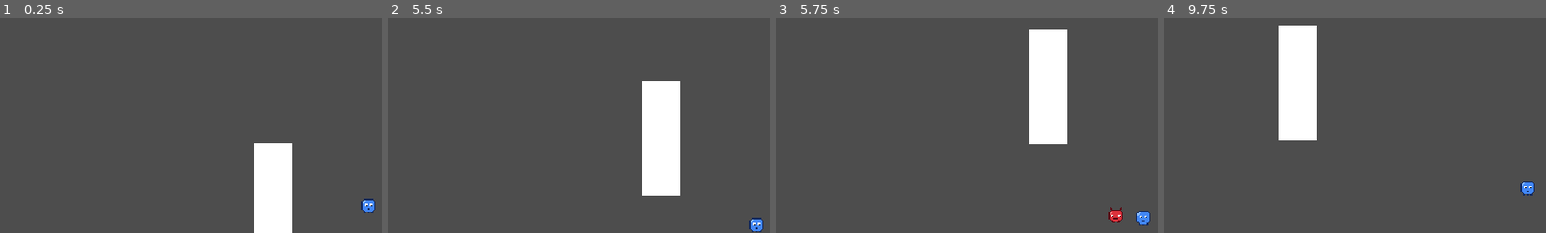
Above: before the commit, frames 1-4 (left to right).
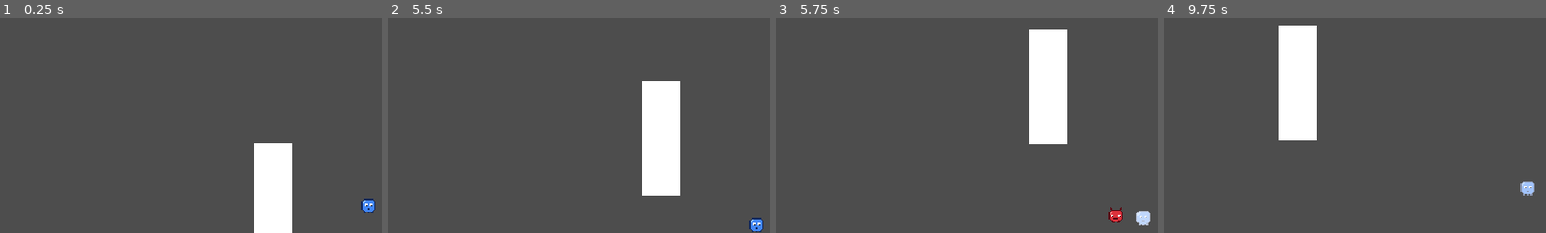
Above: after the commit, the same moments.

Repository: jonjud/survivor-arena
Game: Godot game, scene res://scenes/main.tscn
The game is run twice, just before and just after one commit, with the same random seed, the same clock (stepped at 60 frames per second) and the same inputs.
Inputs (mouse positions are % of the whole screen's width and height, from its top left):
- Up to frame 1 (0.25 s): no input
- Up to frame 2 (5.5 s): tap Enter at 0.5 s; move the mouse to (72, 45) at 0.52 s; press the mouse at (72, 45) at 0.53 s; hold D (move_right) 0.53-1.28 s; move the mouse to (30, 55) at 1.27 s; release the mouse at (30, 55) at 1.28 s; hold S (move_down) 1.28-2.03 s; click (30, 55) at 1.35 s; move the mouse to (60, 28) at 2.02 s; press the mouse at (60, 28) at 2.03 s; hold D (move_right) 2.03-2.78 s; move the mouse to (45, 70) at 2.77 s; release the mouse at (45, 70) at 2.78 s; hold W (move_up) 2.78-3.53 s; click (45, 70) at 2.85 s; move the mouse to (80, 65) at 3.52 s; press the mouse at (80, 65) at 3.53 s; hold A (move_left) 3.53-5.03 s; move the mouse to (20, 35) at 4.27 s; release the mouse at (20, 35) at 4.28 s; click (20, 35) at 4.35 s; move the mouse to (55, 50) at 5.02 s; press the mouse at (55, 50) at 5.03 s; hold S (move_down) from 5.03 s (still down)
- Up to frame 3 (5.75 s): keep holding S (move_down)
- Up to frame 4 (9.75 s): move the mouse to (35, 25) at 5.77 s; release S (move_down) at 5.78 s; release the mouse at (35, 25) at 5.78 s; hold D (move_right) 5.78-6.53 s; click (35, 25) at 5.85 s; move the mouse to (72, 45) at 6.52 s; press the mouse at (72, 45) at 6.53 s; hold W (move_up) 6.53-7.28 s; move the mouse to (30, 55) at 7.27 s; release the mouse at (30, 55) at 7.28 s; hold D (move_right) 7.28-8.03 s; click (30, 55) at 7.35 s; move the mouse to (60, 28) at 8.02 s; press the mouse at (60, 28) at 8.03 s; hold S (move_down) 8.03-8.78 s; move the mouse to (45, 70) at 8.77 s; release the mouse at (45, 70) at 8.78 s; hold A (move_left) 8.78-9.53 s; click (45, 70) at 8.85 s; move the mouse to (80, 65) at 9.52 s; press the mouse at (80, 65) at 9.53 s; hold W (move_up) from 9.53 s (still down)
The pictures show only the part of the screen within x 2-52%, y 6-56%; the shares and areas given below are measured in that part.

Frames 1-2 are identical in both runs. In frame 3, 0.2% of the frame differs, in the area x 94-98%, y 89-97%; in frame 4, 0.2%.

Commit message:
feat: add reusable HitFlash component

Diff:
--- a/scenes/enemies/enemies.tscn
+++ b/scenes/enemies/enemies.tscn
@@ -6,6 +6,7 @@
 [ext_resource type="Script" uid="uid://dbowrs87ka52x" path="res://scenes/enemies/attack_state.gd" id="4_ctrou"]
 [ext_resource type="Script" uid="uid://drq5f02ogh1mp" path="res://scenes/enemies/stunned_state.gd" id="5_ygmqc"]
 [ext_resource type="Script" uid="uid://b10hdqn74li8s" path="res://scripts/core/health_component.gd" id="6_q3ali"]
+[ext_resource type="Script" uid="uid://dg1vfpgi32n3k" path="res://scripts/core/hit_flash.gd" id="7_txako"]
 
 [sub_resource type="RectangleShape2D" id="RectangleShape2D_htemk"]
 size = Vector2(16, 16)
@@ -36,3 +37,8 @@
 [node name="HealthComponent" type="Node" parent="." unique_id=52495467]
 script = ExtResource("6_q3ali")
 max_health = 3
+
+[node name="HitFlash" type="Node" parent="." unique_id=723309298 node_paths=PackedStringArray("health", "sprite")]
+script = ExtResource("7_txako")
+health = NodePath("../HealthComponent")
+sprite = NodePath("../Sprite2D")
--- a/scenes/player/player.tscn
+++ b/scenes/player/player.tscn
@@ -5,6 +5,7 @@
 [ext_resource type="Script" uid="uid://b10hdqn74li8s" path="res://scripts/core/health_component.gd" id="3_gmlin"]
 [ext_resource type="Texture2D" uid="uid://bumrmv3vo4nfi" path="res://assets/sprites/player.png" id="3_lvxji"]
 [ext_resource type="Script" uid="uid://dpsua8xhmtoy8" path="res://scripts/player/shake_camera.gd" id="4_p47bc"]
+[ext_resource type="Script" uid="uid://dg1vfpgi32n3k" path="res://scripts/core/hit_flash.gd" id="6_75vfm"]
 
 [sub_resource type="RectangleShape2D" id="RectangleShape2D_htemk"]
 size = Vector2(16, 16)
@@ -28,3 +29,8 @@
 [node name="HealthComponent" type="Node" parent="." unique_id=1743661200]
 script = ExtResource("3_gmlin")
 max_health = 5
+
+[node name="HitFlash" type="Node" parent="." unique_id=1894342475 node_paths=PackedStringArray("health", "sprite")]
+script = ExtResource("6_75vfm")
+health = NodePath("../HealthComponent")
+sprite = NodePath("../Sprite2D")
--- /dev/null
+++ b/scripts/core/hit_flash.gd
@@ -0,0 +1,40 @@
+class_name HitFlash
+extends Node
+## วาบขาวเมื่อ HealthComponent ส่ง damaged ใช้กับ node ภาพอะไรก็ได้
+
+@export var health: HealthComponent
+@export var sprite: CanvasItem  # Sprite2D หรือ node ภาพอื่น ๆ
+@export var flash_time: float = 0.1
+
+const SHADER_CODE: String = """
+shader_type canvas_item;
+uniform float flash : hint_range(0.0, 1.0) = 0.0;
+void fragment() {
+	// ผสมสีขาวเข้าไป เก็บ alpha เดิมไว้ (รวม modulate ที่ stun ใช้อยู่)
+	COLOR = vec4(mix(COLOR.rgb, vec3(1.0), flash), COLOR.a);
+}
+"""
+
+var _material: ShaderMaterial
+var _tween: Tween
+
+
+func _ready() -> void:
+	if health == null or sprite == null:
+		push_warning("HitFlash: ยังไม่ได้ตั้ง health หรือ sprite")
+		return
+	# สร้าง material ใหม่ให้ตัวนี้โดยเฉพาะ (ไม่แชร์กับ instance อื่น)
+	var shader: Shader = Shader.new()
+	shader.code = SHADER_CODE
+	_material = ShaderMaterial.new()
+	_material.shader = shader
+	sprite.material = _material
+	health.damaged.connect(_on_damaged)
+
+
+func _on_damaged(_amount: int) -> void:
+	if _tween:
+		_tween.kill()  # โดนซ้ำเร็ว ๆ ให้เริ่มวาบใหม่
+	_material.set_shader_parameter("flash", 1.0)
+	_tween = create_tween()
+	_tween.tween_property(_material, "shader_parameter/flash", 0.0, flash_time)
Not shown, added: scripts/core/hit_flash.gd.uid
